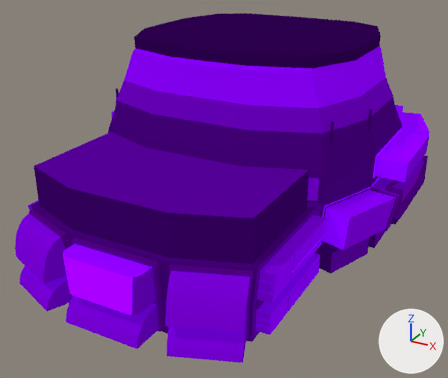
The Blender file Assets/scenes/c137/gameRoom.blend, before and after one commit.
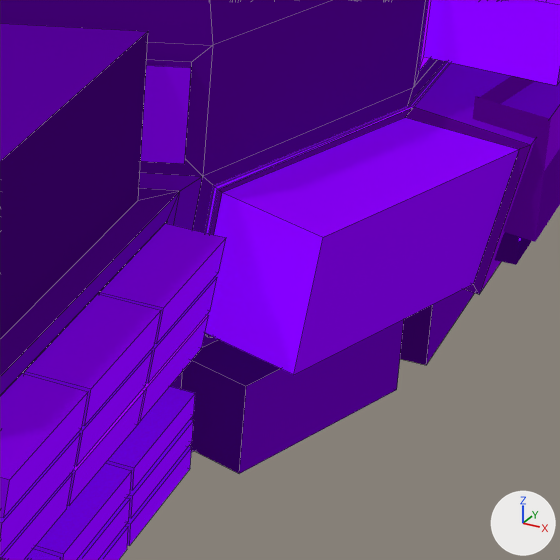
Each version appears first whole from a 50 mm lens placed at (16.5, -34.4, 17.7), pointed at (-0.8, -2.9, 1.9), and next in a close-up on the part from 61% to 91% of the width and 43% to 78% of the height. Arrows for +X, +Y and +Z are at lower right; the lights stay in place. The first two pictures are the older version. The close-ups show mesh edges as thin lines.

The first close-up shows 'Game_Room', 'monutors'.
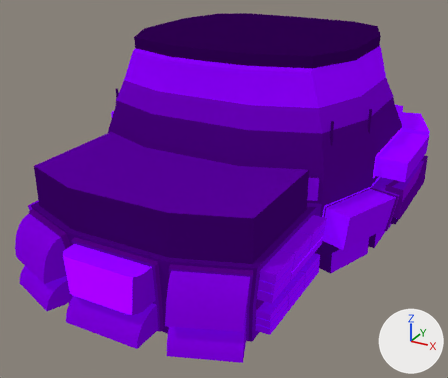
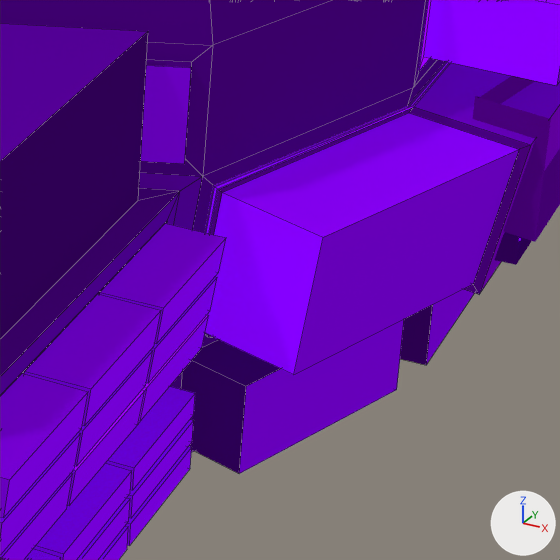
Location of each change, [x1, y1, x2, y2] in pixels of the close-ups (560 x 560 px; the box of a moved part takes in the faces that stretch with it):
```json
{"object": "Game_Room", "change": "reshaped, surface changed", "before": [0, 0, 560, 560], "after": [0, 0, 560, 560]}
{"part": 1, "of": "me_plane_003", "change": "moved or reshaped", "before": [219, 107, 531, 237], "after": [219, 107, 531, 237]}
{"part": 2, "of": "me_plane_003", "change": "surface changed", "before": [239, 289, 474, 474], "after": [239, 289, 474, 474], "on screen": "lighter"}
```

The change, as JSON lines over the scene's bpy script:
```json
{"block": "me_plane_003", "where": "me_plane_003.from_pydata(...)  # 1221 vertices, 1067 faces; spans x 0.0..10.0, y -26.4..5.5, z -0.3..11.5"}
{"block": "me_plane_003", "where": "# used by ob_game_room; location = (0.13, 9.85, -0.07)"}
{"block": "me_plane_003", "change": "me_plane_003 part 1"}
{"op": "set", "path": "me_plane_003.vertices[418].co", "old": "(8.2, -12.5, 3.8)", "new": "(8.2, -12.4, 3.8)", "note": "pixel (405, 117) -> pixel (408, 112)"}
{"block": "me_plane_003", "change": "me_plane_003 part 2: texture (UV) coordinates of 14 of 1067 faces, centred in x 4.8..8.7, y -15.9..-2.1, z 0.0..3.0, changed; they spanned u 0.4..0.53, v 0.71..0.71 and now span u 0.24..0.53, v 0.71..0.71"}
```
